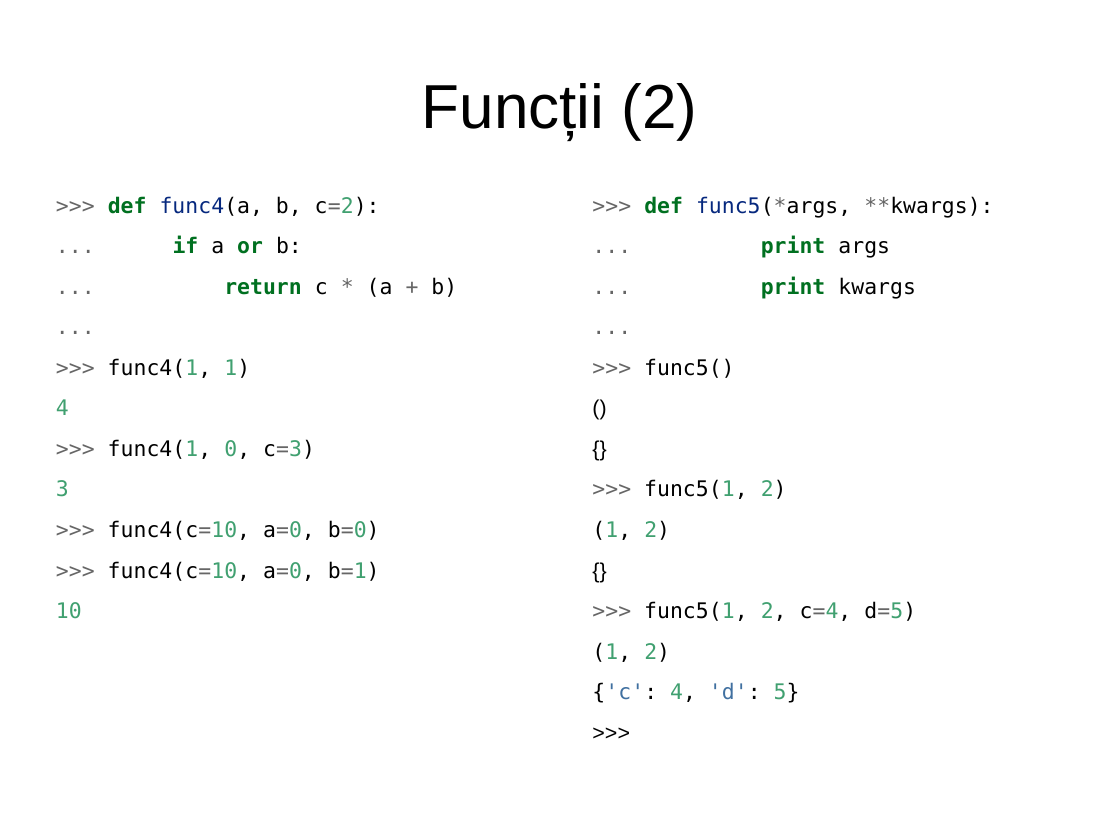
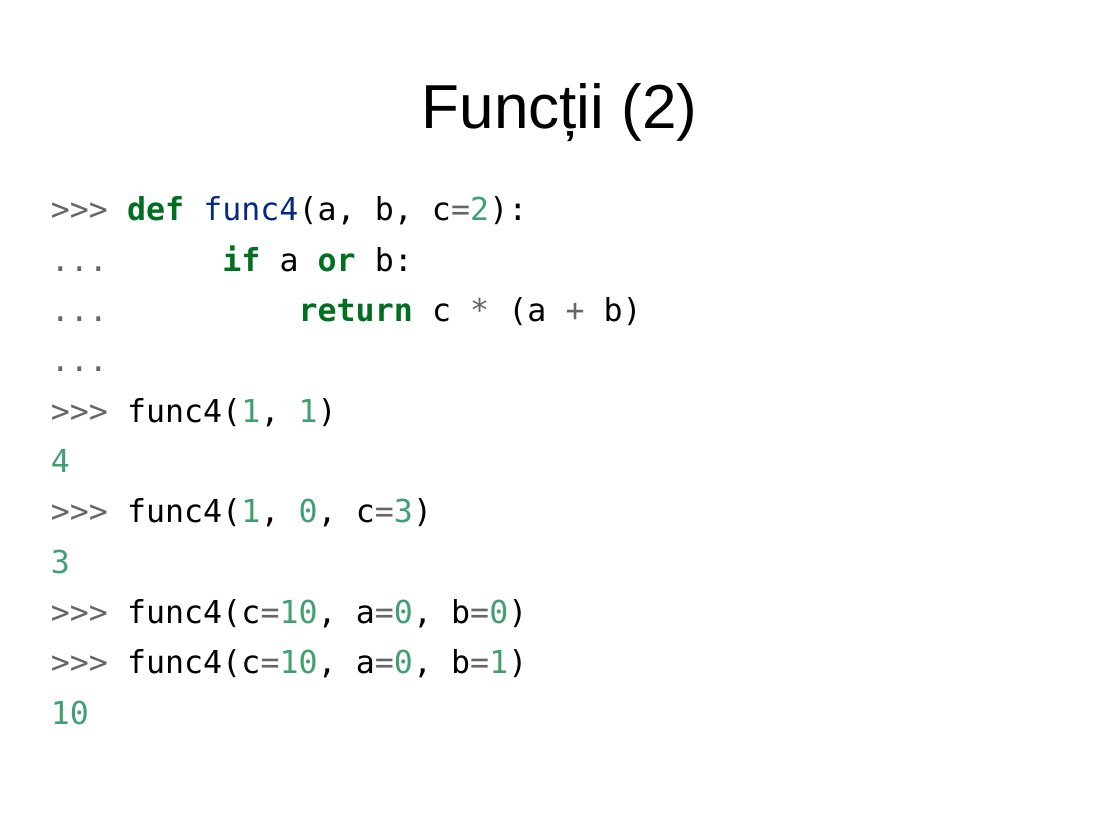
Before and after one commit to RoPython/ropython-presentations, a slide deck: slide 22 of cmiN/1/intro.odp (slide 13 before the commit). Drawn at 1120x840 pixels with LibreOffice and Linux fonts; fonts in the diff are those of the drawing. Boxes give left, top, right and bottom in pixels: in the first picture for what was removed or moved away, otherwise in the second. Text is boxed around its words. In the diff, an @@ line names an element or a change of style, - is before the commit and + after.

```diff
--- a/cmiN/1/intro.odp
+++ b/cmiN/1/intro.odp
@@ text ">>> def func4(a, b, c=2):" at [51, 196, 642, 725]: size 15.2 to 22.4 pt @@
@@ text removed at [592, 196, 993, 703] @@
->>> def func5(*args, **kwargs):
-... print args
-... print kwargs
-...
->>> func5()
-()
-{}
->>> func5(1, 2)
-(1, 2)
-{}
->>> func5(1, 2, c=4, d=5)
-(1, 2)
-{'c': 4, 'd': 5}
->>>
```
Also in this commit, not shown: 8 other slides changed, 20 slides added, 1 slide removed.
